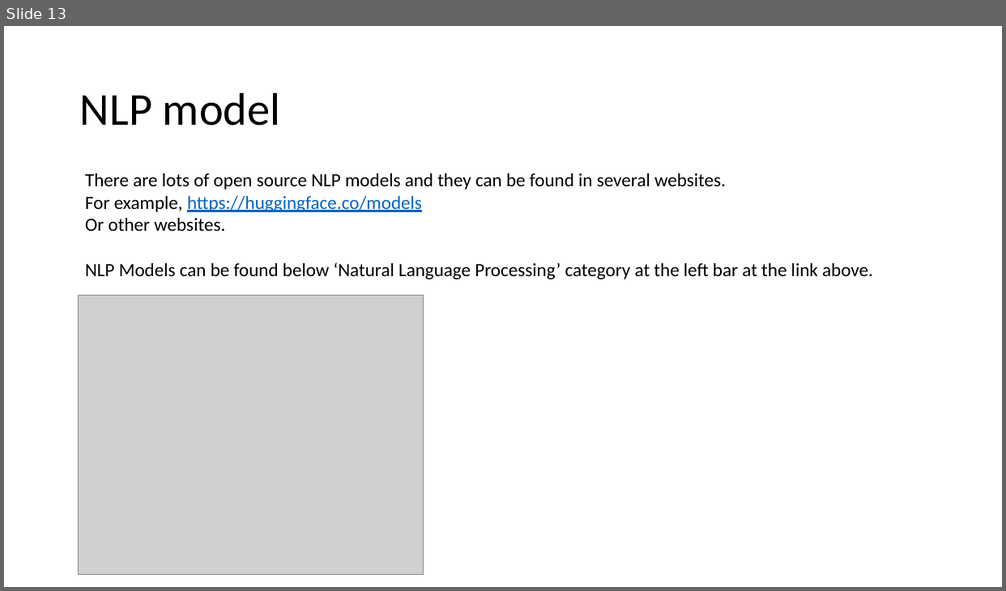
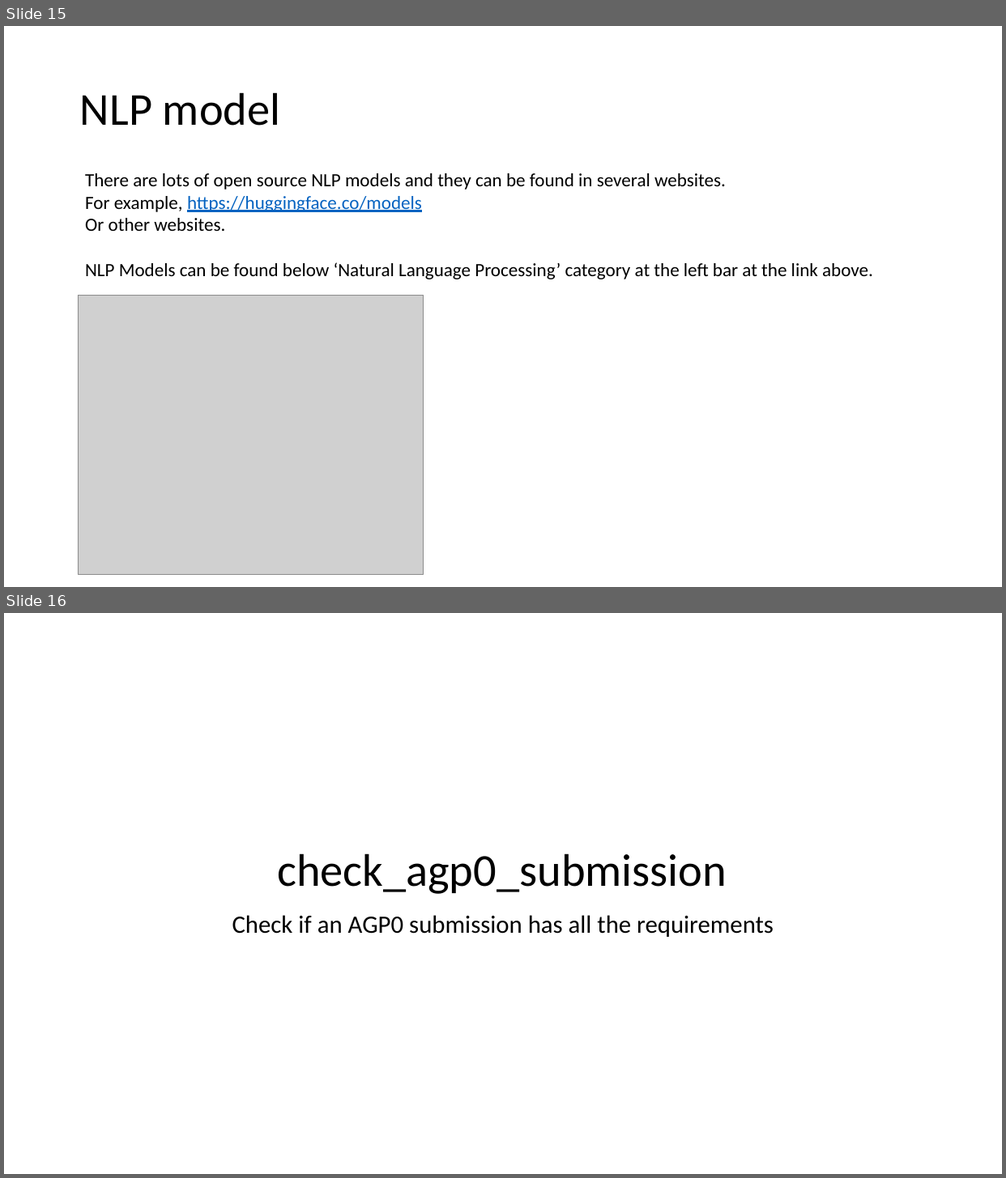
Before and after one commit to Syed-Nabeel02/AIREProject, a slide deck: documents/AIRE module documentation.pptx. Shown one above the other, each under a label of ours: slide 13 before the commit, slides 15 and 16 after it. The pictures are 1006x591 and 1006x1178 pixels, drawn with LibreOffice and Linux fonts; fonts in the diff are those of the drawing; grey boxes stand for pictures. Boxes give left, top, right and bottom in pixels: in the first picture for what was removed or moved away, otherwise in the second. Text is boxed around its words. In the diff, an @@ line names an element or a change of style, - is before the commit and + after.

```diff
--- a/documents/AIRE module documentation.pptx
+++ b/documents/AIRE module documentation.pptx
@@ slide 16 added at bbox=[4, 613, 1002, 1174], background #FFFFFF @@
@@ title added at bbox=[277, 854, 727, 894], 44 pt, text #000000 @@
+check_agp0_submission
@@ subtitle added at bbox=[232, 915, 774, 937], 24 pt, text #000000 @@
+Check if an AGP0 submission has all the requirements
@@ what was slide 13 is now slide 15 @@
```
Also in this commit, not shown: 3 other slides added, 18 other files.
